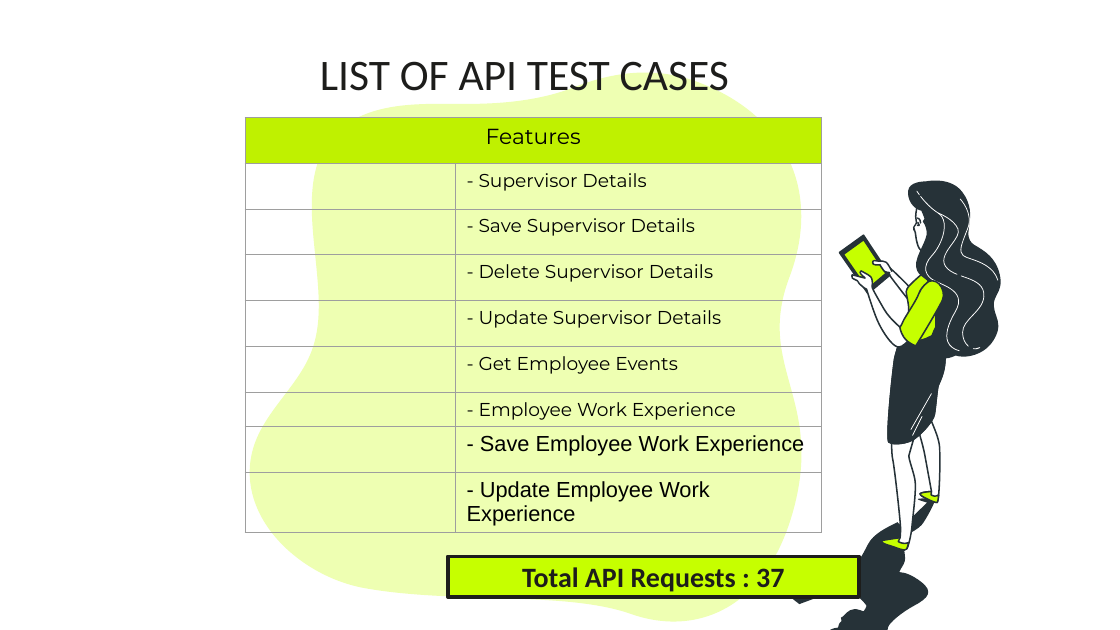
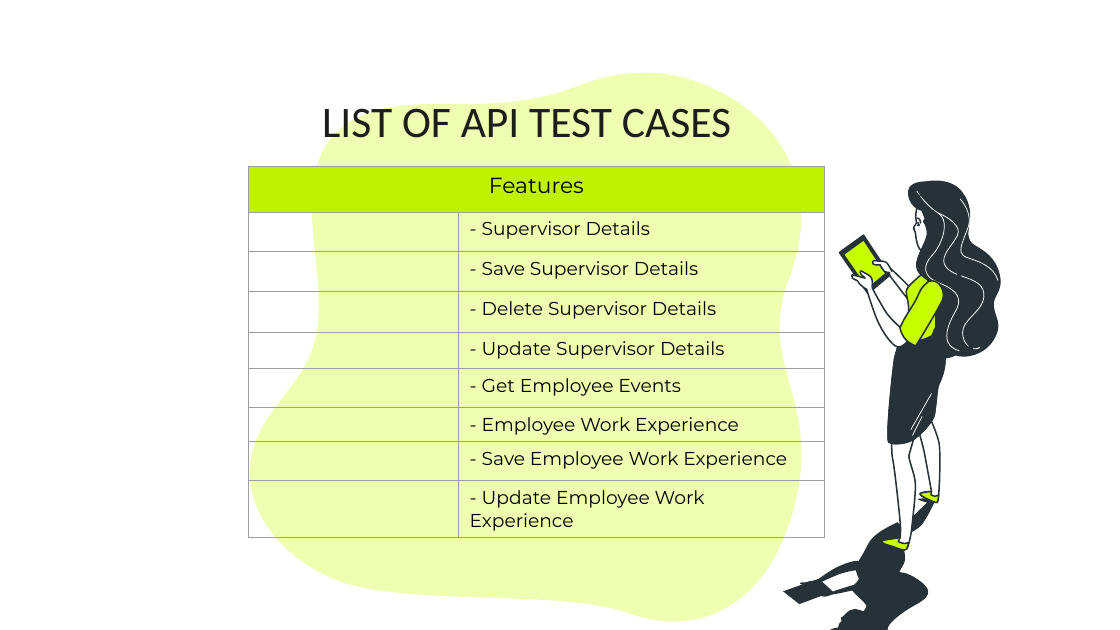
Before and after one commit to sopigp/Postman, a slide deck: slide 9 of SMALL PROJECT 3.pptx. Drawn at 1120x630 pixels with LibreOffice and Linux fonts; fonts in the diff are those of the drawing. Boxes give left, top, right and bottom in pixels: in the first picture for what was removed or moved away, otherwise in the second. Text is boxed around its words. In the diff, an @@ line names an element or a change of style, - is before the commit and + after.

```diff
--- a/SMALL PROJECT 3.pptx
+++ b/SMALL PROJECT 3.pptx
@@ title "LIST OF API TEST CASES": place and size @@
-title "LIST OF API TEST CASES" at (320,54,729,101)
+title "LIST OF API TEST CASES" at (322,101,731,148)
@@ table at (249,167,825,538) @@
@@ size 14 to 12 pt, font Arial to Montserrat in "- Save Employee Work Experience", "- Update Employee Work Experience" @@
@@ table: place and size @@
-table at (245,118,822,535)
+table at (249,167,825,538)
@@ rectangle removed at (448,557,859,597) @@
-Total API Requests : 37
```
Also in this commit, not shown: 6 other slides changed, 2 slides removed, 3 other files.
